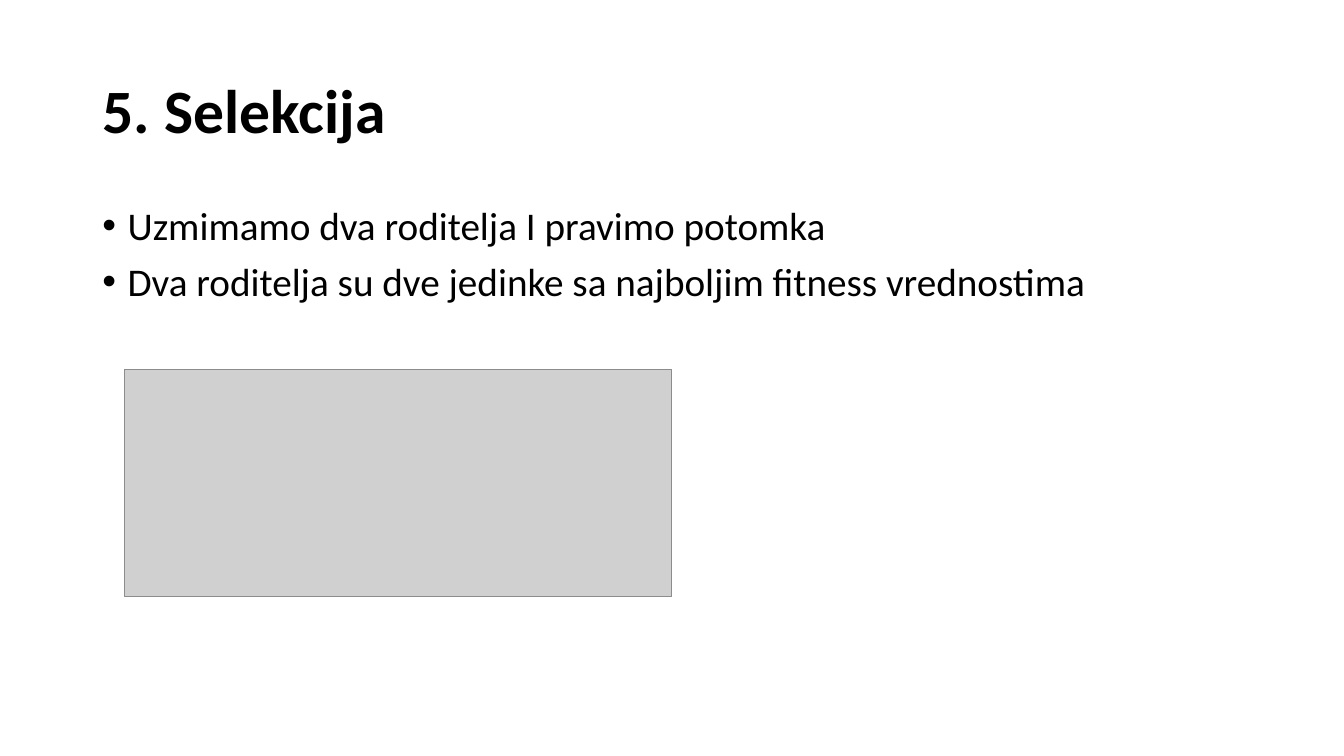
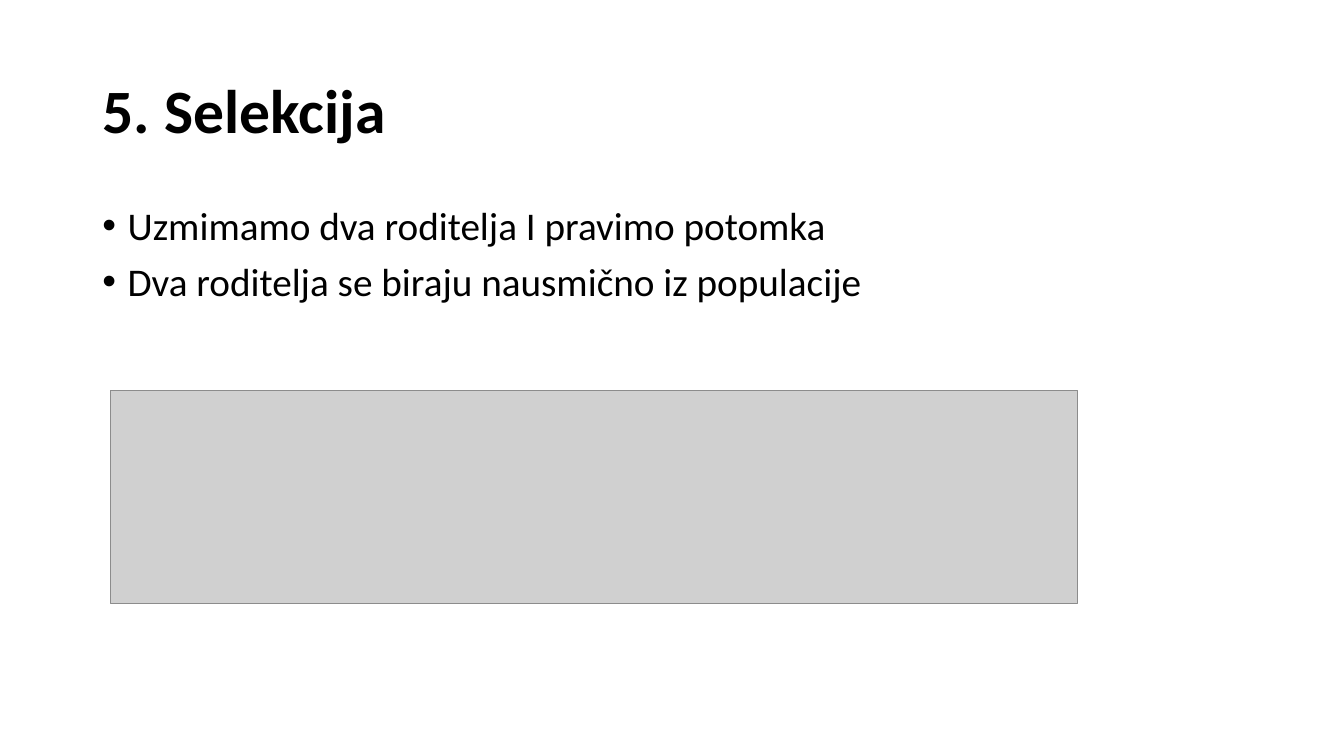
Before and after one commit to filipl41/NI_Image_compress, a slide deck: slide 11 of Primena genetskog algoritma u kompresiji slika.pptx. Drawn at 1344x756 pixels with LibreOffice and Linux fonts; fonts in the diff are those of the drawing; grey boxes stand for pictures. Boxes give left, top, right and bottom in pixels: in the first picture for what was removed or moved away, otherwise in the second. Text is boxed around its words. In the diff, an @@ line names an element or a change of style, - is before the commit and + after.

```diff
--- a/Primena genetskog algoritma u kompresiji slika.pptx
+++ b/Primena genetskog algoritma u kompresiji slika.pptx
@@ text at (128,268,861,303): text changed @@
-• Dva roditelja su dve jedinke sa najboljim fitness vrednostima
+• Dva roditelja se biraju nausmično iz populacije
@@ picture: place and size @@
-picture at (124,369,673,597)
+picture at (110,390,1078,603)
```
Also in this commit, not shown: 1 other file.
